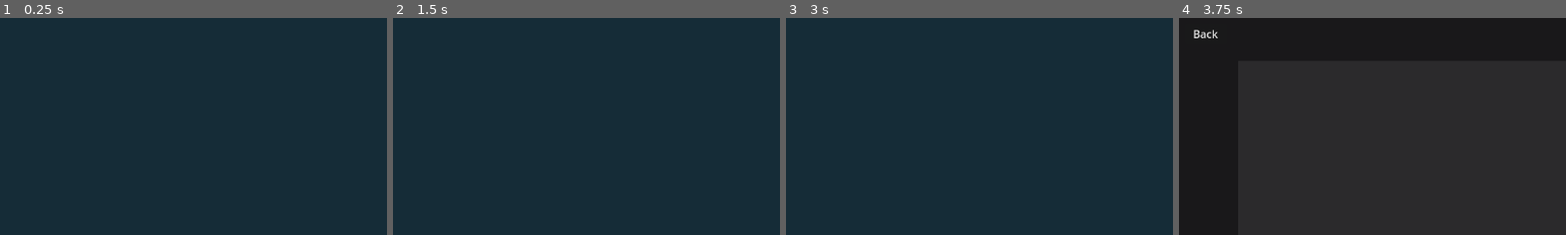
Above: before the commit, frames 1-4 (left to right).
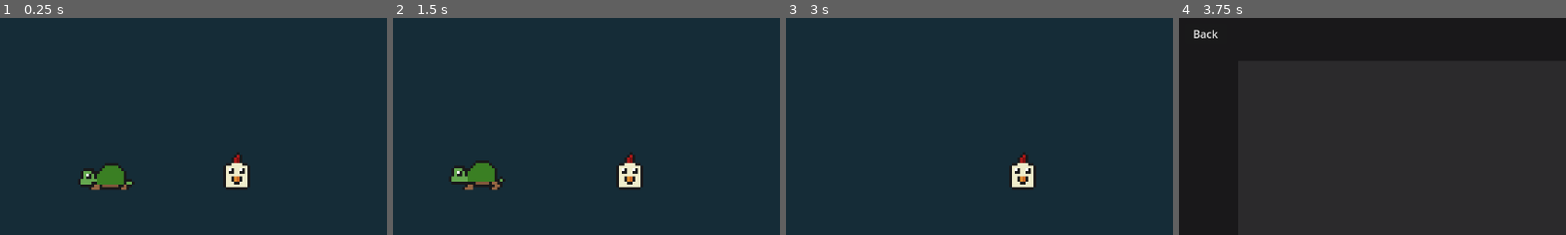
Above: after the commit, the same moments.

Repository: themangomago/Godot4Menu
Game: Godot game, scene res://src/game_manager.tscn
Same seed, same stepped clock (60 frames per second), same inputs: the game is played once before the commit and once after it.
Inputs (mouse positions are % of the whole screen's width and height, from its top left):
- Up to frame 1 (0.25 s): no input
- Up to frame 2 (1.5 s): click (31, 36) at 0.52 s; click (14, 33) at 1.27 s
- Up to frame 3 (3 s): click "NEW GAME" at 2 s; click "Back" at 2.75 s
- Up to frame 4 (3.75 s): click "NEW GAME" at 3.5 s
The pictures show only the part of the screen within x 0-50%, y 0-50%; the shares and areas given below are measured in that part.

The runs differ from the first frame. In frame 1, 2.2% of the frame differs, in the area x 20-65%, y 62-80%; in frame 2, 2.2%, in the area x 14-65%, y 62-80%; in frame 3, 0.9%; in frame 4, nothing differs.

Commit message:
added chicken and turtle; added sounds

Diff:
--- /dev/null
+++ b/default_bus_layout.tres
@@ -0,0 +1,15 @@
+[gd_resource type="AudioBusLayout" format=3 uid="uid://do0ie53m784uq"]
+
+[resource]
+bus/1/name = &"Sound"
+bus/1/solo = false
+bus/1/mute = false
+bus/1/bypass_fx = false
+bus/1/volume_db = 0.0
+bus/1/send = &"Master"
+bus/2/name = &"Music"
+bus/2/solo = false
+bus/2/mute = false
+bus/2/bypass_fx = false
+bus/2/volume_db = 0.0
+bus/2/send = &"Master"
--- a/src/game_manager.tscn
+++ b/src/game_manager.tscn
@@ -1,8 +1,9 @@
-[gd_scene load_steps=5 format=3 uid="uid://mvoyh16o75xy"]
+[gd_scene load_steps=6 format=3 uid="uid://mvoyh16o75xy"]
 
 [ext_resource type="Script" path="res://src/game_manager.gd" id="1_l4j71"]
 [ext_resource type="PackedScene" uid="uid://bgiqoub31qe8x" path="res://src/level/level.tscn" id="2_dwknt"]
-[ext_resource type="PackedScene" uid="uid://d0dj17cvaj3mn" path="res://src/menu.tscn" id="3_0c8l8"]
+[ext_resource type="PackedScene" uid="uid://bkt5ra10dmenq" path="res://src/menu.tscn" id="3_0c8l8"]
+[ext_resource type="AudioStream" uid="uid://ce64h3uecgxyu" path="res://assets/sounds/menu.wav" id="4_2fbn8"]
 
 [sub_resource type="Environment" id="Environment_tsb6q"]
 
@@ -32,3 +33,9 @@
 visible = false
 
 [node name="BootSplash" type="CanvasLayer" parent="."]
+
+[node name="MusicPlayer" type="AudioStreamPlayer" parent="."]
+stream = ExtResource("4_2fbn8")
+volume_db = -8.0
+autoplay = true
+bus = &"Music"
--- a/src/menu.gd
+++ b/src/menu.gd
@@ -43,3 +43,14 @@
 
 func _on_button_settings_button_up():
 	pass # Replace with function body.
+
+
+func _on_chicken_button_button_up():
+	$Interactable/ChickenSprite/AnimationPlayer.play("poke")
+	$Interactable/ChickenSprite/AudioStreamPlayer2D.play()
+
+
+func _on_turtle_button_button_up():
+	$Interactable/TurtleSprite/AnimationWalk.play("walk")
+	$Interactable/TurtleSprite/AnimationTransition.play("walk")
+	$Interactable/TurtleSprite/AudioStreamPlayer2D.play()
--- a/src/menu.tscn
+++ b/src/menu.tscn
@@ -1,11 +1,198 @@
-[gd_scene load_steps=4 format=3 uid="uid://d0dj17cvaj3mn"]
+[gd_scene load_steps=19 format=3 uid="uid://bkt5ra10dmenq"]
 
 [ext_resource type="Script" path="res://src/menu.gd" id="1_5hua0"]
 [ext_resource type="Theme" path="res://src/menu.theme" id="2_w570h"]
 [ext_resource type="FontFile" uid="uid://dvd81wt1ce7xo" path="res://assets/fonts/OpenSans/OpenSans-Bold.ttf" id="3_pwan6"]
+[ext_resource type="Texture2D" uid="uid://c0wo3j2ouac5y" path="res://assets/animals/chicken.png" id="4_b2igd"]
+[ext_resource type="AudioStream" uid="uid://buitdlfv6p2jo" path="res://assets/sounds/chicken.wav" id="5_44u8i"]
+[ext_resource type="Texture2D" uid="uid://bmdiftal4qgr2" path="res://assets/animals/turtle.png" id="5_xkku7"]
+[ext_resource type="AudioStream" uid="uid://td5nildcjmv5" path="res://assets/sounds/turltlemoaning.wav" id="7_tv7ah"]
+
+[sub_resource type="Animation" id="Animation_w7ts5"]
+resource_name = "idle"
+length = 0.1
+loop_mode = 1
+tracks/0/type = "value"
+tracks/0/imported = false
+tracks/0/enabled = true
+tracks/0/path = NodePath(".:frame")
+tracks/0/interp = 1
+tracks/0/loop_wrap = true
+tracks/0/keys = {
+"times": PackedFloat32Array(0),
+"transitions": PackedFloat32Array(1),
+"update": 1,
+"values": [0]
+}
+
+[sub_resource type="Animation" id="Animation_7bejc"]
+length = 0.001
+tracks/0/type = "value"
+tracks/0/imported = false
+tracks/0/enabled = true
+tracks/0/path = NodePath(".:frame")
+tracks/0/interp = 1
+tracks/0/loop_wrap = true
+tracks/0/keys = {
+"times": PackedFloat32Array(0),
+"transitions": PackedFloat32Array(1),
+"update": 1,
+"values": [0]
+}
+tracks/1/type = "value"
+tracks/1/imported = false
+tracks/1/enabled = true
+tracks/1/path = NodePath(".:offset")
+tracks/1/interp = 1
+tracks/1/loop_wrap = true
+tracks/1/keys = {
+"times": PackedFloat32Array(0),
+"transitions": PackedFloat32Array(1),
+"update": 0,
+"values": [Vector2(0, 0)]
+}
+
+[sub_resource type="Animation" id="Animation_gcrvj"]
+resource_name = "poke"
+length = 0.6
+tracks/0/type = "value"
+tracks/0/imported = false
+tracks/0/enabled = true
+tracks/0/path = NodePath(".:offset")
+tracks/0/interp = 1
+tracks/0/loop_wrap = true
+tracks/0/keys = {
+"times": PackedFloat32Array(0, 0.1, 0.2, 0.5, 0.6),
+"transitions": PackedFloat32Array(1, 1, 1, 1, 1),
+"update": 0,
+"values": [Vector2(0, 0), Vector2(0, 0), Vector2(0, -8), Vector2(0, 0), Vector2(0, 0)]
+}
+tracks/1/type = "value"
+tracks/1/imported = false
+tracks/1/enabled = true
+tracks/1/path = NodePath(".:frame")
+tracks/1/interp = 1
+tracks/1/loop_wrap = true
+tracks/1/keys = {
+"times": PackedFloat32Array(0, 0.1, 0.2, 0.5, 0.6),
+"transitions": PackedFloat32Array(1, 1, 1, 1, 1),
+"update": 1,
+"values": [0, 1, 2, 1, 0]
+}
+
+[sub_resource type="AnimationLibrary" id="AnimationLibrary_c1elw"]
+_data = {
+"RESET": SubResource("Animation_7bejc"),
+"idle": SubResource("Animation_w7ts5"),
+"poke": SubResource("Animation_gcrvj")
+}
+
+[sub_resource type="Animation" id="Animation_jsp2o"]
+resource_name = "idle"
+length = 0.1
+tracks/0/type = "value"
+tracks/0/imported = false
+tracks/0/enabled = true
+tracks/0/path = NodePath(".:frame")
+tracks/0/interp = 1
+tracks/0/loop_wrap = true
+tracks/0/keys = {
+"times": PackedFloat32Array(0),
+"transitions": PackedFloat32Array(1),
+"update": 1,
+"values": [0]
+}
+
+[sub_resource type="Animation" id="Animation_vna2w"]
+length = 0.001
+tracks/0/type = "value"
+tracks/0/imported = false
+tracks/0/enabled = true
+tracks/0/path = NodePath(".:frame")
+tracks/0/interp = 1
+tracks/0/loop_wrap = true
+tracks/0/keys = {
+"times": PackedFloat32Array(0),
+"transitions": PackedFloat32Array(1),
+"update": 1,
+"values": [0]
+}
+tracks/1/type = "value"
+tracks/1/imported = false
+tracks/1/enabled = true
+tracks/1/path = NodePath(".:offset")
+tracks/1/interp = 1
+tracks/1/loop_wrap = true
+tracks/1/keys = {
+"times": PackedFloat32Array(0),
+"transitions": PackedFloat32Array(1),
+"update": 0,
+"values": [Vector2(0, 0)]
+}
+
+[sub_resource type="Animation" id="Animation_46w67"]
+resource_name = "walk"
+length = 0.3
+loop_mode = 1
+tracks/0/type = "value"
+tracks/0/imported = false
+tracks/0/enabled = true
+tracks/0/path = NodePath(".:frame")
+tracks/0/interp = 1
+tracks/0/loop_wrap = true
+tracks/0/keys = {
+"times": PackedFloat32Array(0, 0.1, 0.2),
+"transitions": PackedFloat32Array(1, 1, 1),
+"update": 1,
+"values": [0, 1, 2]
+}
+
+[sub_resource type="AnimationLibrary" id="AnimationLibrary_k8i2x"]
+_data = {
+"RESET": SubResource("Animation_vna2w"),
+"idle": SubResource("Animation_jsp2o"),
+"walk": SubResource("Animation_46w67")
+}
+
+[sub_resource type="Animation" id="Animation_drblt"]
+resource_name = "walk"
+tracks/0/type = "value"
+tracks/0/imported = false
+tracks/0/enabled = true
+tracks/0/path = NodePath(".:position")
+tracks/0/interp = 1
+tracks/0/loop_wrap = true
+tracks/0/keys = {
+"times": PackedFloat32Array(0, 1),
+"transitions": PackedFloat32Array(1, 1),
+"update": 0,
+"values": [Vector2(160, 208), Vector2(-88, 208)]
+}
+
+[sub_resource type="Animation" id="Animation_wrt27"]
+length = 0.001
+tracks/0/type = "value"
+tracks/0/imported = false
+tracks/0/enabled = true
+tracks/0/path = NodePath(".:position")
+tracks/0/interp = 1
+tracks/0/loop_wrap = true
+tracks/0/keys = {
+"times": PackedFloat32Array(0),
+"transitions": PackedFloat32Array(1),
+"update": 0,
+"values": [Vector2(160, 208)]
+}
+
+[sub_resource type="AnimationLibrary" id="AnimationLibrary_k2e7r"]
+_data = {
+"RESET": SubResource("Animation_wrt27"),
+"walk": SubResource("Animation_drblt")
+}
 
 [node name="Menu" type="Control"]
 process_mode = 3
+texture_filter = 1
 layout_mode = 3
 anchors_preset = 15
 anchor_right = 1.0
@@ -102,6 +289,57 @@
 text = "QUIT"
 alignment = 0
 clip_text = true
+
+[node name="Interactable" type="Node2D" parent="."]
+
+[node name="ChickenSprite" type="Sprite2D" parent="Interactable"]
+position = Vector2(352, 224)
+scale = Vector2(4, 4)
+texture = ExtResource("4_b2igd")
+hframes = 3
+
+[node name="ChickenButton" type="TextureButton" parent="Interactable/ChickenSprite"]
+offset_left = -4.0
+offset_top = -4.0
+offset_right = 4.0
+offset_bottom = 8.0
+
+[node name="AnimationPlayer" type="AnimationPlayer" parent="Interactable/ChickenSprite"]
+libraries = {
+"": SubResource("AnimationLibrary_c1elw")
+}
+
+[node name="AudioStreamPlayer2D" type="AudioStreamPlayer2D" parent="Interactable/ChickenSprite"]
+stream = ExtResource("5_44u8i")
+bus = &"Sound"
+
+[node name="TurtleSprite" type="Sprite2D" parent="Interactable"]
+position = Vector2(160, 208)
+scale = Vector2(4, 4)
+texture = ExtResource("5_xkku7")
+hframes = 3
+
+[node name="TurtleButton" type="TextureButton" parent="Interactable/TurtleSprite"]
+offset_left = -4.0
+offset_top = -4.0
+offset_right = 4.0
+offset_bottom = 8.0
+
+[node name="AnimationWalk" type="AnimationPlayer" parent="Interactable/TurtleSprite"]
+autoplay = "idle"
+libraries = {
+"": SubResource("AnimationLibrary_k8i2x")
+}
+
+[node name="AnimationTransition" type="AnimationPlayer" parent="Interactable/TurtleSprite"]
+libraries = {
+"": SubResource("AnimationLibrary_k2e7r")
+}
+
+[node name="AudioStreamPlayer2D" type="AudioStreamPlayer2D" parent="Interactable/TurtleSprite"]
+position = Vector2(48, 4)
+stream = ExtResource("7_tv7ah")
+bus = &"Sound"
 
 [connection signal="button_up" from="Views/Main/v/ButtonResume" to="." method="_on_button_resume_button_up"]
 [connection signal="button_up" from="Views/Main/v/ButtonNewGame" to="." method="_on_button_new_game_button_up"]
@@ -109,3 +347,5 @@
 [connection signal="button_up" from="Views/Main/v/ButtonLoadGame" to="." method="_on_button_load_game_button_up"]
 [connection signal="button_up" from="Views/Main/v/ButtonSettings" to="." method="_on_button_settings_button_up"]
 [connection signal="button_up" from="Views/Main/v/ButtonQuit" to="." method="_on_button_quit_button_up"]
+[connection signal="button_up" from="Interactable/ChickenSprite/ChickenButton" to="." method="_on_chicken_button_button_up"]
+[connection signal="button_up" from="Interactable/TurtleSprite/TurtleButton" to="." method="_on_turtle_button_button_up"]
Binary file added: assets/animals/chicken.ase
Binary file added: assets/animals/chicken.png
Not shown, added: assets/animals/chicken.png.import
Binary file added: assets/animals/turtle.ase
Binary file added: assets/animals/turtle.png
Not shown, added: assets/animals/turtle.png.import
Not shown, added: assets/sounds/chicken.wav.import
Not shown, added: assets/sounds/menu.wav.import
Not shown, added: assets/sounds/turltlemoaning.wav.import
Not shown, changed: LICENSE
Not shown, changed: README.md
Not shown, added: assets/sounds/chicken.wav
(and 2 more such lines)
